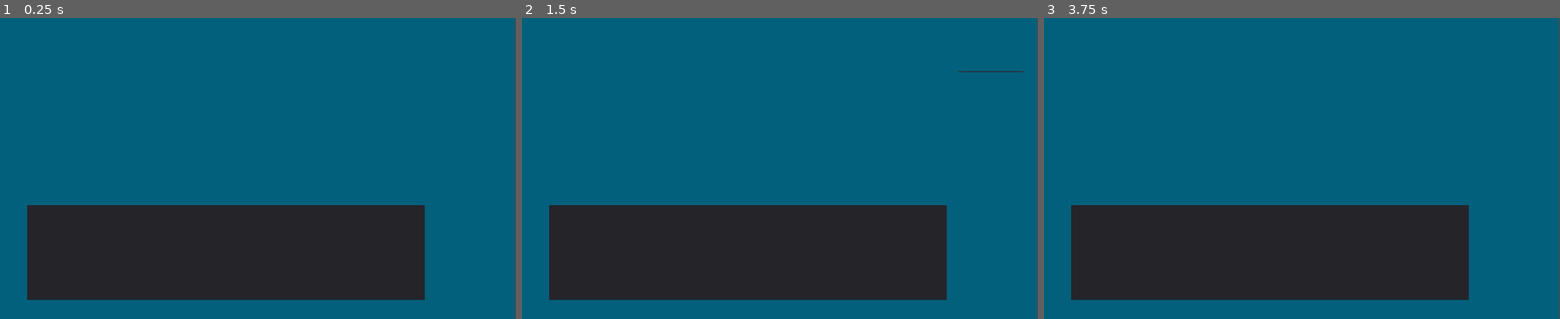
Above: before the commit, frames 1-3 (left to right).
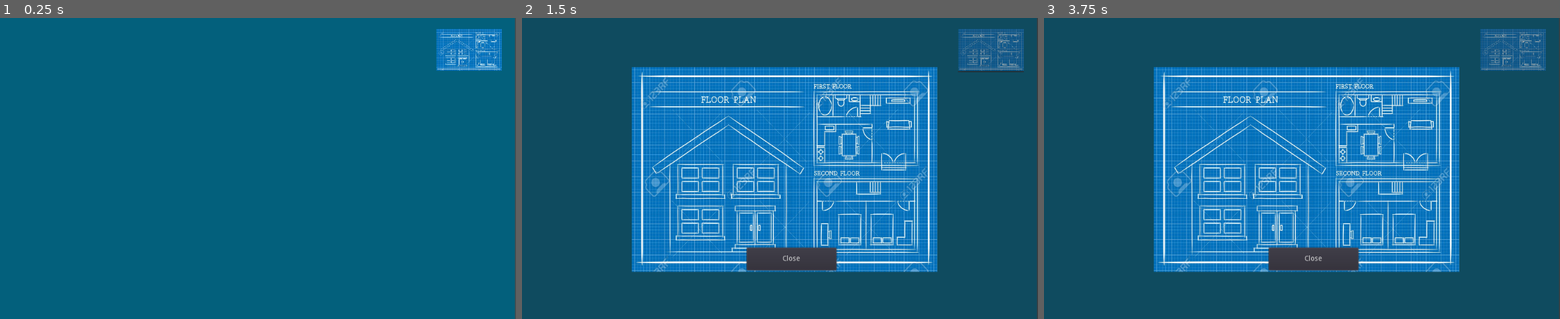
Above: after the commit, the same moments.

Repository: uniquenamesarehard/Codeday2019
Game: Godot game, scene res://HUD.tscn
The game is run twice, just before and just after one commit, with the same random seed, the same clock (stepped at 60 frames per second) and the same inputs. This scene is started directly instead of the project's main scene.
Inputs (mouse positions are in pixels of both pictures, inside the frame that each line leads up to):
- Up to frame 1 (0.25 s): no input
- Up to frame 2 (1.5 s): tap Enter (ui_accept) at 0.5, 0.77 s; move the mouse to (893, 153) at 0.52 s; hold Right (ui_right) 0.53-1.25 s; tap F at 0.6 s; click (893, 153) at 0.67 s; click (991, 51) at 1.25 s
- Up to frame 3 (3.75 s): tap Enter (ui_accept) at 2, 2.27, 2.75, 3.5 s; move the mouse to (1198, 183) at 2.02 s; hold Down (ui_down) 2.03-2.78 s; tap F at 2.1, 2.85, 3.6 s; move the mouse to (1353, 102) at 2.77 s; hold Right (ui_right) 2.78-3.53 s; move the mouse to (1276, 228) at 3.52 s; hold Up (ui_up) from 3.53 s (still down); click (1276, 228) at 3.67 s

The runs differ from the first frame. In frame 1, 26% of the frame differs, in the area x 5-98%, y 3-94%; in frame 2, 98%; in frame 3, 98%, in the area x 0-100%, y 0-100%.

Commit message:
hud stuff

Diff:
--- a/HUD.tscn
+++ b/HUD.tscn
@@ -1,13 +1,15 @@
-[gd_scene load_steps=3 format=2]
+[gd_scene load_steps=5 format=2]
 
-[ext_resource path="res://Iris' Assets/fonts/Quicksand-Regular.otf" type="DynamicFontData" id=1]
+[ext_resource path="res://HUD.gd" type="Script" id=1]
+[ext_resource path="res://Iris' Assets/fonts/Quicksand-Regular.otf" type="DynamicFontData" id=2]
+[ext_resource path="res://Iris' Assets/Blueprint.jpg" type="Texture" id=3]
 
 [sub_resource type="DynamicFont" id=1]
 
 size = 30
 use_mipmaps = false
 use_filter = false
-font_data = ExtResource( 1 )
+font_data = ExtResource( 2 )
 _sections_unfolded = [ "Settings" ]
 
 [node name="HUD" type="CanvasLayer" index="0"]
@@ -17,6 +19,7 @@
 rotation = 0.0
 scale = Vector2( 1, 1 )
 transform = Transform2D( 1, 0, 0, 1, 0, 0 )
+script = ExtResource( 1 )
 
 [node name="ColorRect" type="ColorRect" parent="." index="0"]
 
@@ -97,10 +100,11 @@
 enabled_focus_mode = 0
 shortcut = null
 group = null
+icon = ExtResource( 3 )
 flat = true
 align = 1
 items = [  ]
-_sections_unfolded = [ "Margin", "Rect" ]
+_sections_unfolded = [ "Margin", "Rect", "Visibility" ]
 
 [node name="Blueprint" type="Container" parent="." index="3"]
 
@@ -139,6 +143,7 @@
 
 position = Vector2( 521.15, 301.736 )
 scale = Vector2( 0.466478, 0.491432 )
+texture = ExtResource( 3 )
 _sections_unfolded = [ "Visibility" ]
 
 [node name="closeButton" type="Button" parent="Blueprint" index="2"]
Not shown, added: light0.png.import
